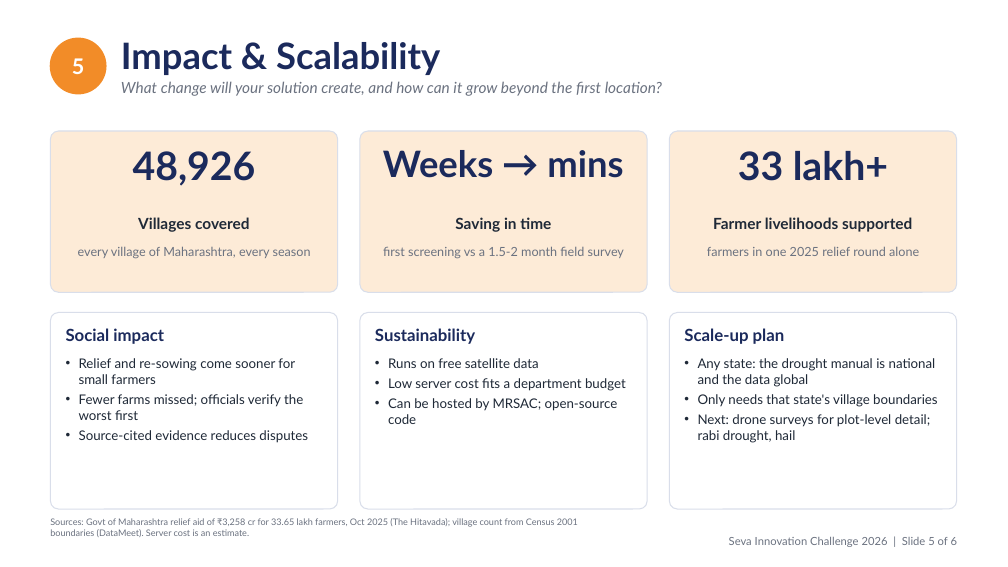
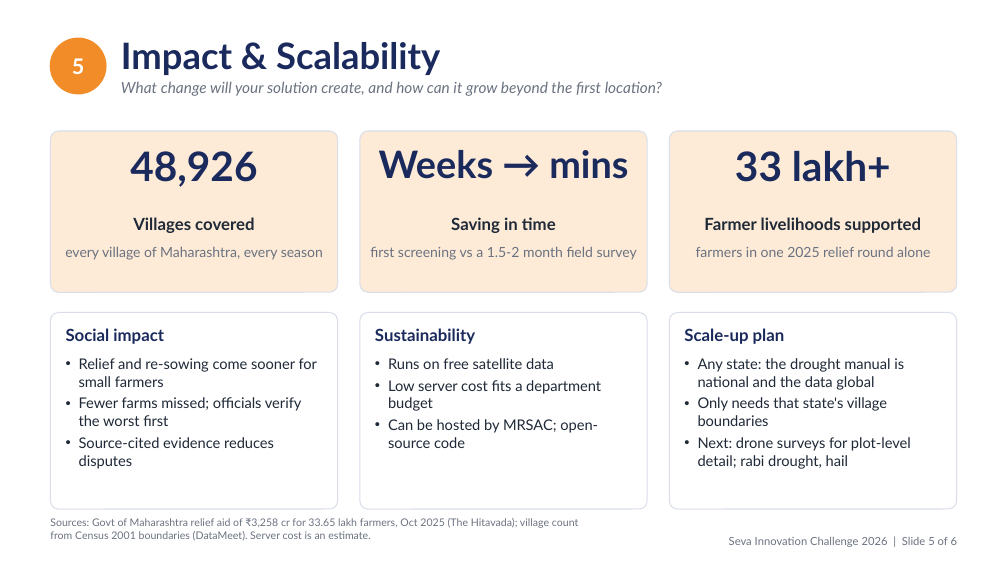
Before and after one commit to sujalappa/pik-drishti, a slide deck: slide 5 of presentation/Pik-drishti_AI_Seva_2026.pptx. Drawn at 1008x567 pixels with LibreOffice and Linux fonts; fonts in the diff are those of the drawing. Boxes give left, top, right and bottom in pixels: in the first picture for what was removed or moved away, otherwise in the second. Text is boxed around its words. In the diff, an @@ line names an element or a change of style, - is before the commit and + after.

```diff
--- a/presentation/Pik-drishti_AI_Seva_2026.pptx
+++ b/presentation/Pik-drishti_AI_Seva_2026.pptx
@@ text "48,926" at [130,151,257,187]: size 28 to 29 pt @@
@@ text "Weeks → mins" at [379,150,628,179]: size 26 to 27 pt @@
@@ text "33 lakh+" at [735,151,891,182]: size 28 to 29 pt @@
@@ size 11 to 12 pt in 3 elements at [133,217,254,233], [451,217,556,233], [704,217,921,233] @@
@@ size 9 to 10 pt in 3 elements at [65,246,323,260], [370,246,637,260], [696,246,930,257] @@
@@ size 9.5 to 10.5 pt in 3 elements at [79,358,318,469], [388,358,601,448], [698,358,911,469] @@
@@ text "Sources: Govt of Maharashtra relief ..." at [50,518,578,541]: size 6.5 to 7.5 pt @@
```
Also in this commit, not shown: 5 other slides changed, 3 other files.
